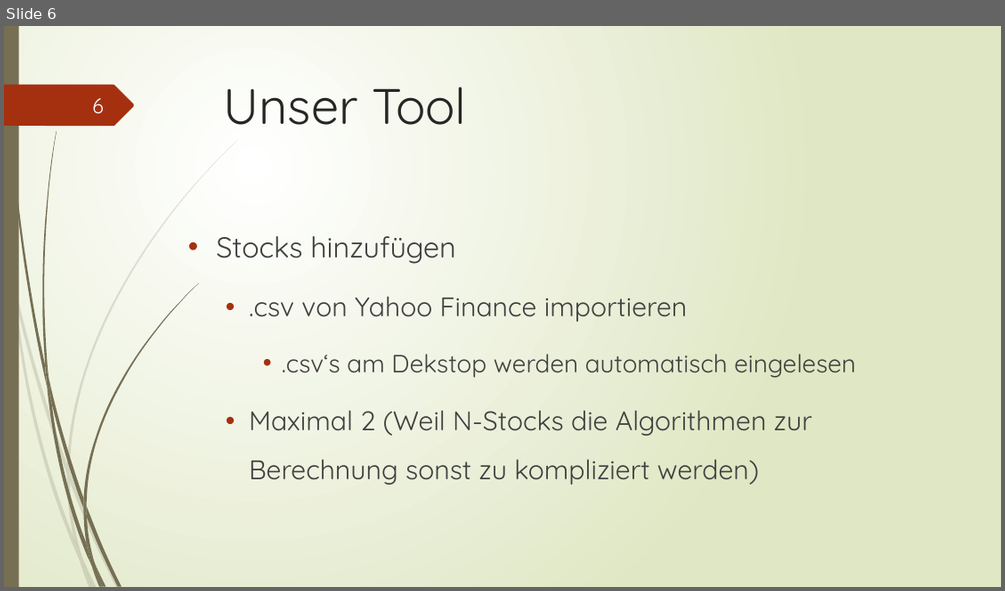
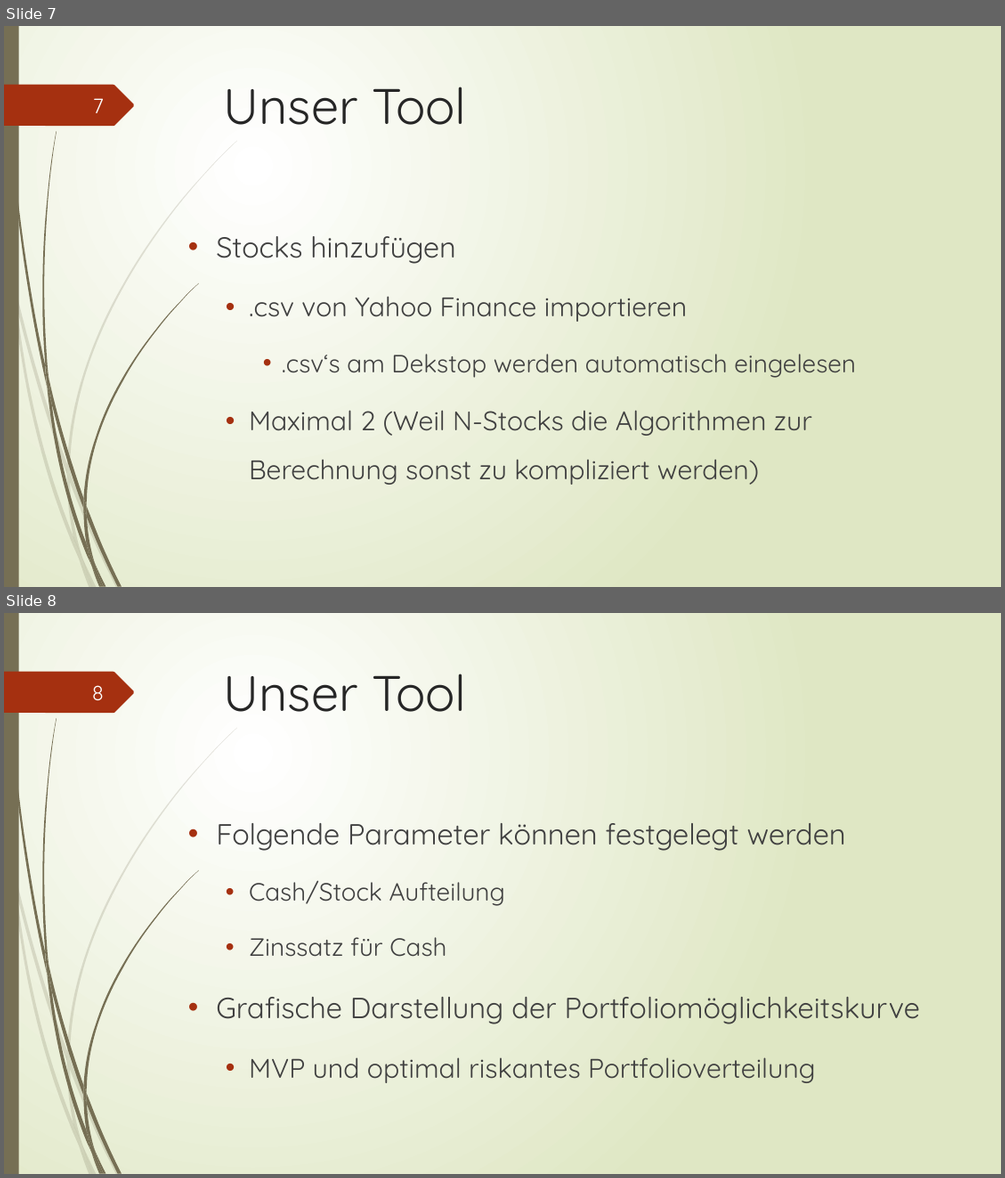
Before and after one commit to mathck/FINUE3, a slide deck: Files/Unsere Folien.pptx. Shown one above the other, each under a label of ours: slide 6 before the commit, slides 7 and 8 after it. The pictures are 1005x591 and 1005x1178 pixels, drawn with LibreOffice and Linux fonts; fonts in the diff are those of the drawing. Boxes give left, top, right and bottom in pixels: in the first picture for what was removed or moved away, otherwise in the second. Text is boxed around its words. In the diff, an @@ line names an element or a change of style, - is before the commit and + after.

```diff
--- a/Files/Unsere Folien.pptx
+++ b/Files/Unsere Folien.pptx
@@ slide 8 added at (4,613,1001,1174), background gradient #FFFFFF to #DFE8C4; not listed: 24 template elements that a slide beside it also shows @@
@@ page number added at (92,685,104,700), 20 pt, text #FEFFFF @@
+8
@@ title added at (224,674,467,712), 48 pt, text #262626 @@
+Unser Tool
@@ text added at (216,823,920,1083), 28 pt, text #404040 @@
+• Folgende Parameter können festgelegt werden
+  • Cash/Stock Aufteilung
+  • Zinssatz für Cash
+• Grafische Darstellung der Portfoliomöglichkeitskurve
+  • MVP und optimal riskantes Portfolioverteilung
@@ what was slide 6 is now slide 7 @@
@@ page number at (93,98,104,113): text changed @@
-6
+7
```
Also in this commit, not shown: 1 other slide added, 3 other files.
